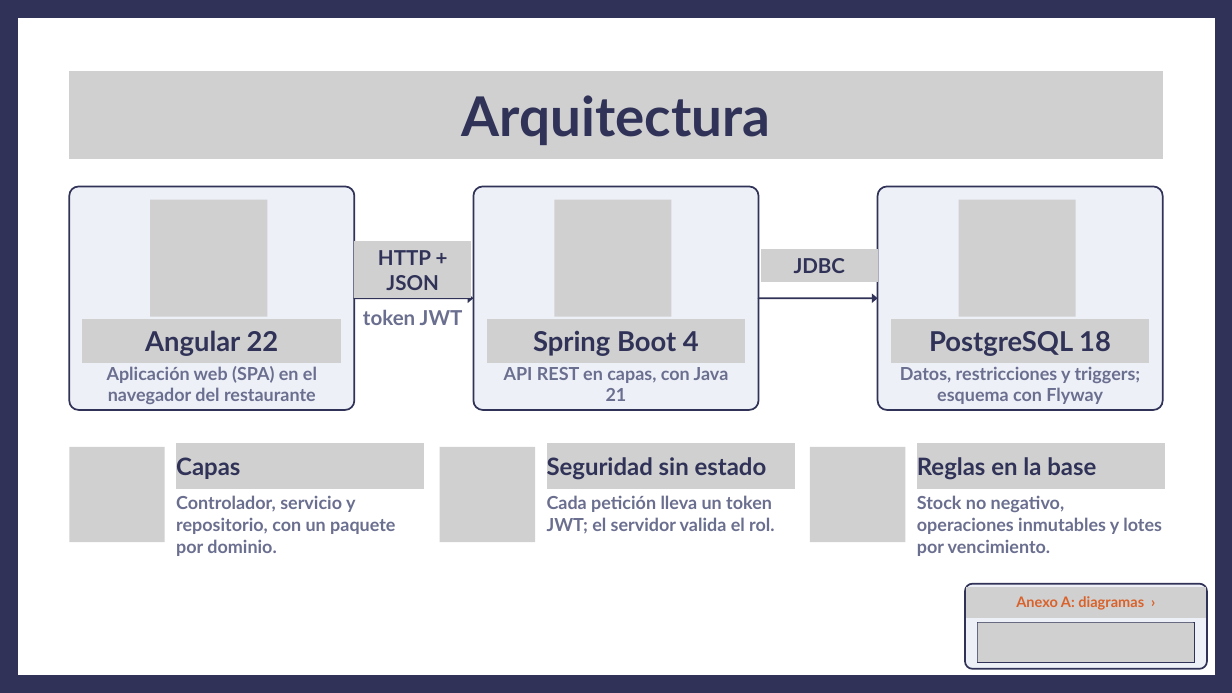
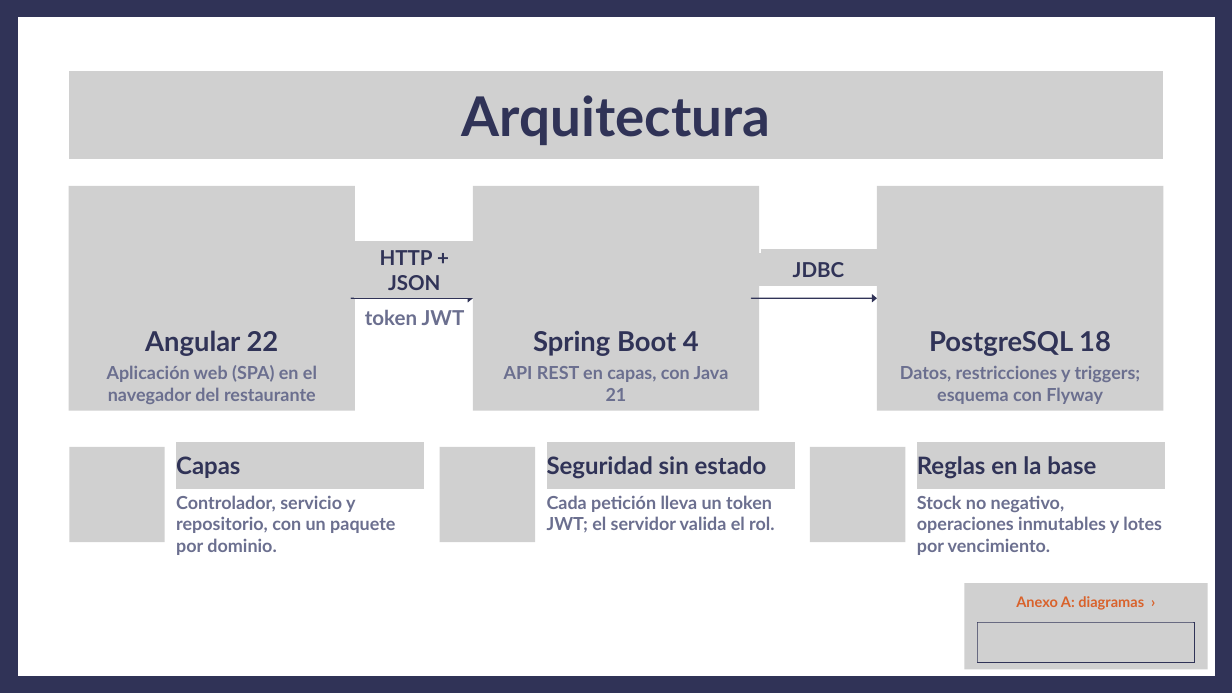
Before and after one commit to ezequielesq/SAN-BERNARDO-MALLEN-GONZALEZ-PTY4614-002D-EQUIPO-3, a slide deck: slide 9 of FASE 2/EVIDENCIAS PROYECTO/PRESENTACIÓN FASE 2 - CAPSTONE.pptx. Drawn at 1232x693 pixels with LibreOffice and Linux fonts; fonts in the diff are those of the drawing; grey boxes stand for pictures. Boxes give left, top, right and bottom in pixels: in the first picture for what was removed or moved away, otherwise in the second. Text is boxed around its words. In the diff, an @@ line names an element or a change of style, - is before the commit and + after.

```diff
--- a/FASE 2/EVIDENCIAS PROYECTO/PRESENTACIÓN FASE 2 - CAPSTONE.pptx
+++ b/FASE 2/EVIDENCIAS PROYECTO/PRESENTACIÓN FASE 2 - CAPSTONE.pptx
@@ freeform shape at [18, 18, 1215, 675]: outline redrawn @@
@@ picture added at [68, 186, 355, 411] @@
@@ freeform shape removed at [69, 187, 354, 410] @@
@@ picture added at [473, 186, 760, 411] @@
@@ freeform shape removed at [474, 187, 759, 410] @@
@@ picture added at [877, 186, 1164, 411] @@
@@ freeform shape removed at [878, 187, 1163, 410] @@
@@ picture added at [354, 241, 474, 298] @@
@@ text "JDBC": place and size @@
-text "JDBC" at [794, 258, 846, 273]
+text "JDBC" at [793, 262, 845, 277]
@@ picture added at [759, 253, 878, 286] @@
@@ arrow moved from (354, 298) - (474, 298) to (351, 298) - (473, 298) @@
@@ arrow (351, 298) - (473, 298): stroke #303357 2.25 pt to #303357 1.5 pt @@
@@ arrow moved from (758, 298) - (878, 298) to (752, 298) - (877, 298) @@
@@ arrow (752, 298) - (877, 298): stroke #303357 2.25 pt to #303357 1.5 pt @@
@@ picture added at [83, 318, 341, 363] @@
@@ picture added at [487, 318, 745, 363] @@
@@ picture added at [891, 318, 1149, 363] @@
@@ picture added at [964, 583, 1207, 670] @@
@@ freeform shape removed at [965, 584, 1207, 669] @@
@@ picture added at [966, 586, 1206, 618] @@
@@ picture at [978, 622, 1194, 663]: outline redrawn @@
```
Also in this commit, not shown: 29 other slides changed, 2 slides added, 1 other file.
